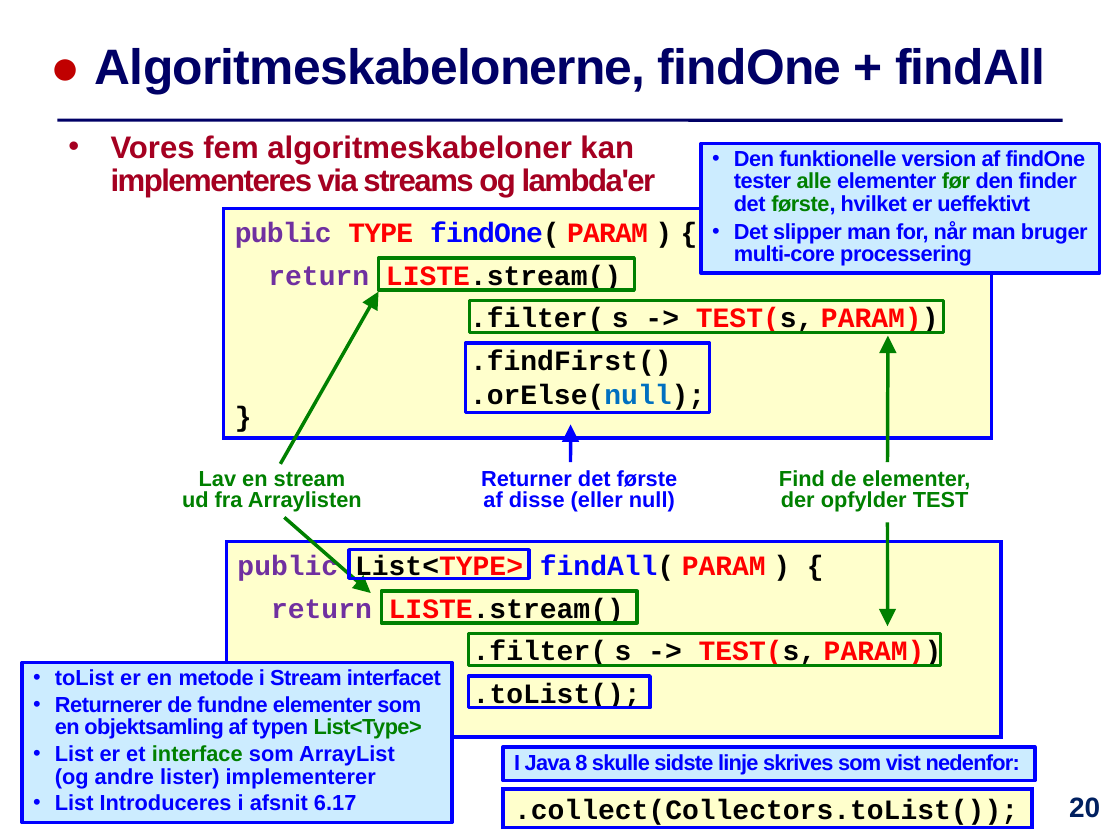
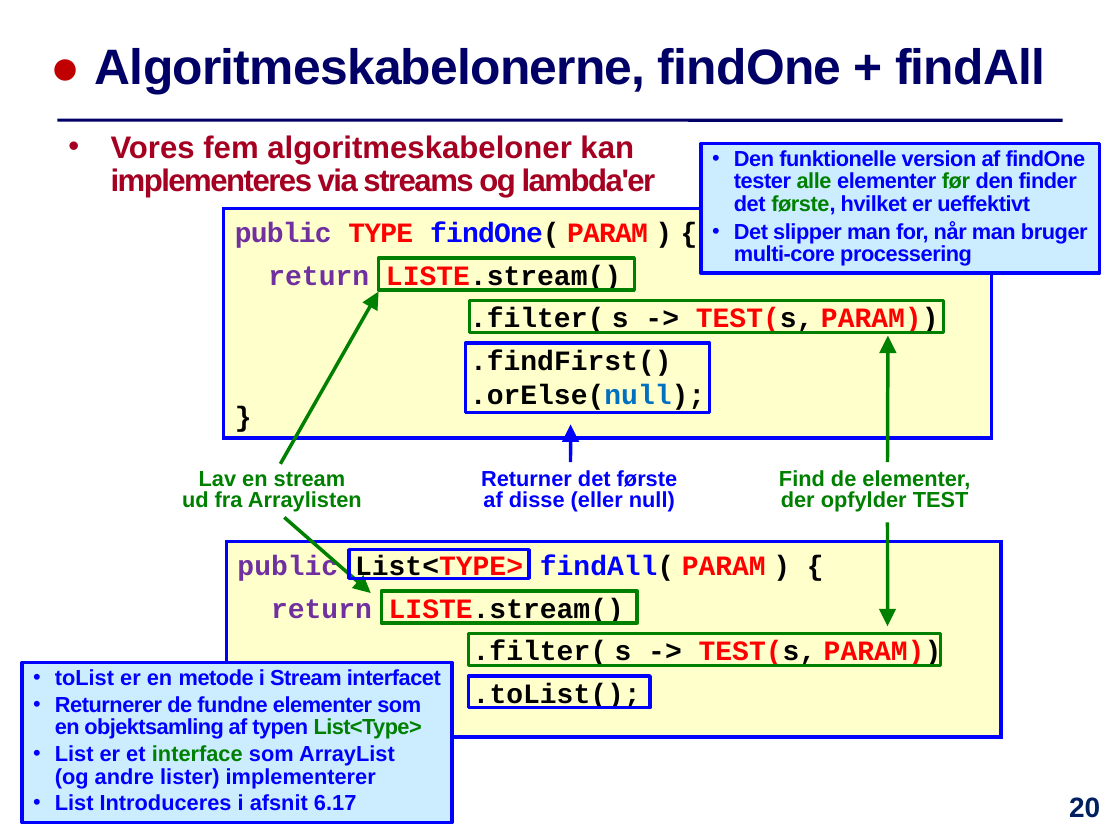
Before and after one commit to IntProgAU/Materiale, a slide deck: slide 20 of web/e24/uge_5b/Slides-Uge5-Torsdag.pptx. Drawn at 1120x840 pixels with LibreOffice and Linux fonts; fonts in the diff are those of the drawing. Boxes give left, top, right and bottom in pixels: in the first picture for what was removed or moved away, otherwise in the second. Text is boxed around its words. In the diff, an @@ line names an element or a change of style, - is before the commit and + after.

```diff
--- a/web/e24/uge_5b/Slides-Uge5-Torsdag.pptx
+++ b/web/e24/uge_5b/Slides-Uge5-Torsdag.pptx
@@ rectangle removed at <box>503,747,1035,781</box> @@
-I Java 8 skulle sidste linje skrives som vist nedenfor:
@@ rectangle removed at <box>503,790,1032,828</box> @@
-.collect(Collectors.toList());
```
Also in this commit, not shown: 1 other slide changed, 1 other file.
